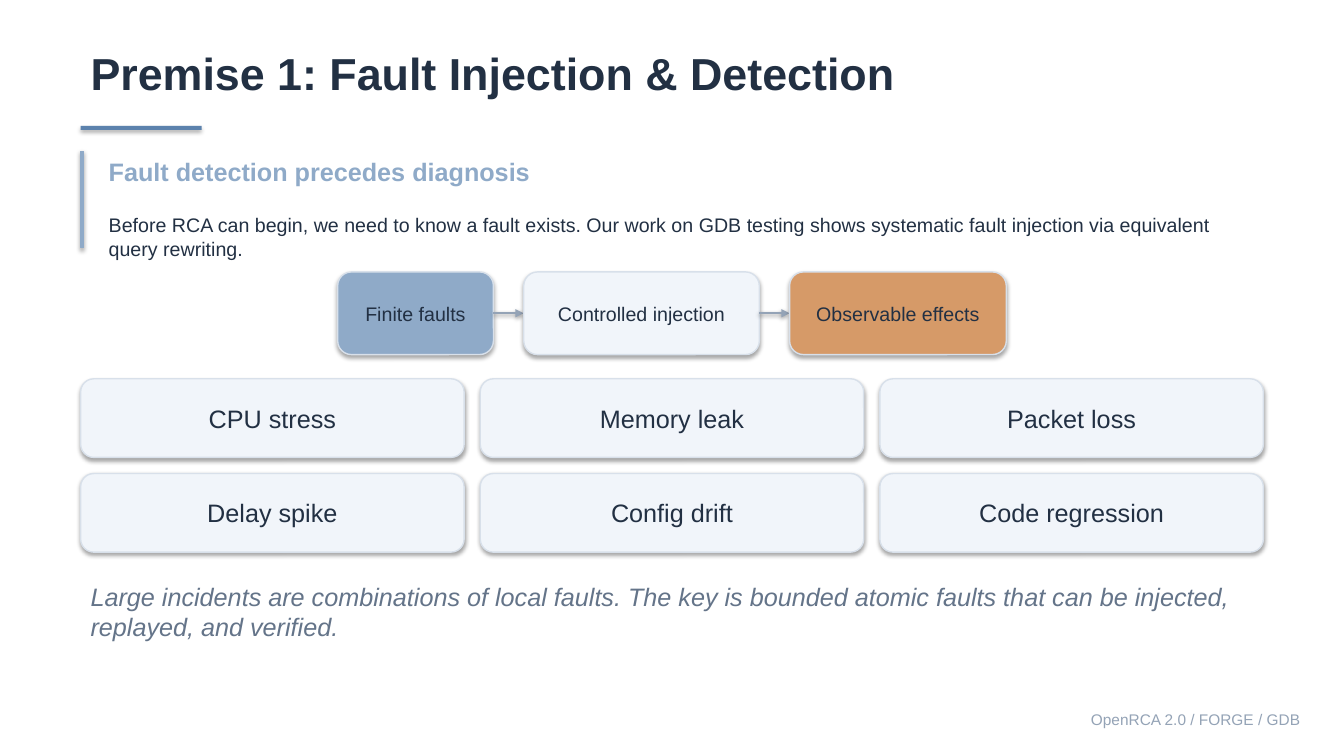
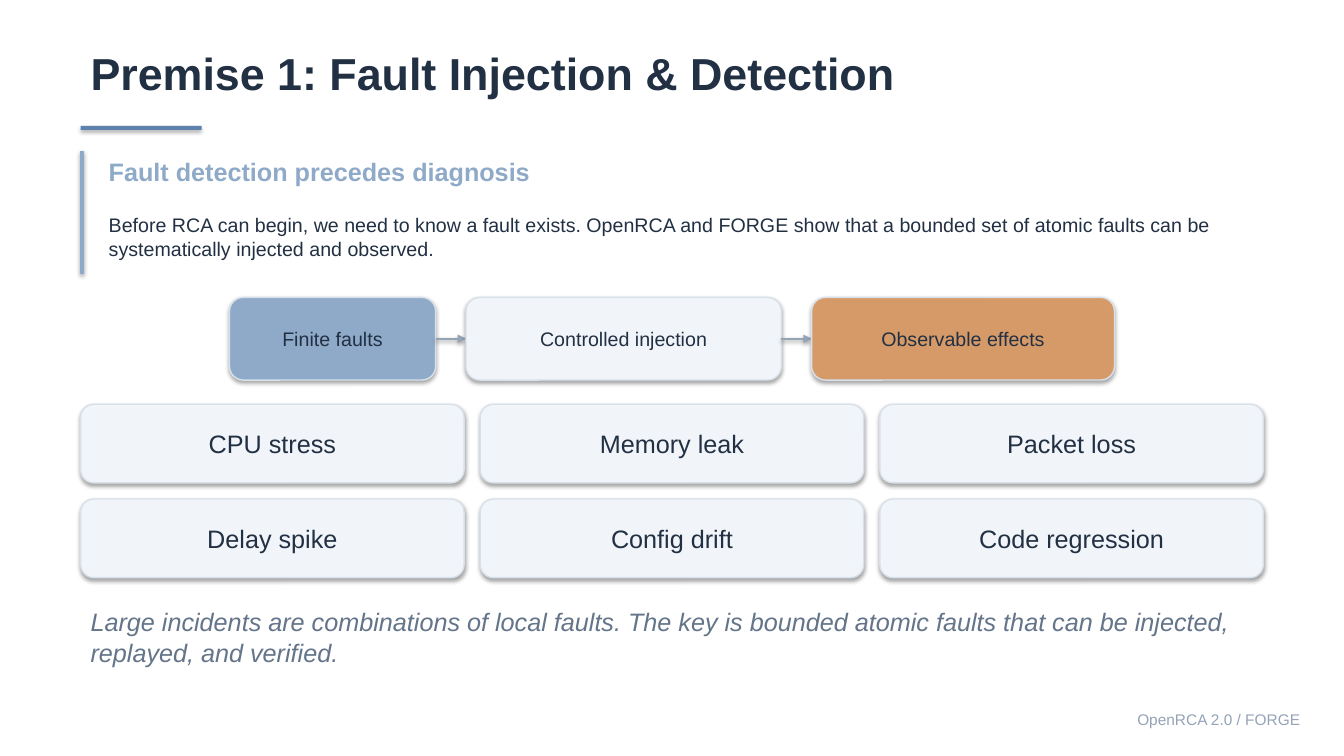
Before and after one commit to Lincyaw/paperops, a slide deck: slide 3 of examples/self-intro/diagnostic_world_model.pptx. Drawn at 1344x756 pixels with LibreOffice and Linux fonts; fonts in the diff are those of the drawing. Boxes give left, top, right and bottom in pixels: in the first picture for what was removed or moved away, otherwise in the second. Text is boxed around its words. In the diff, an @@ line names an element or a change of style, - is before the commit and + after.

```diff
--- a/examples/self-intro/diagnostic_world_model.pptx
+++ b/examples/self-intro/diagnostic_world_model.pptx
@@ rectangle: place and size @@
-rectangle at (81, 151, 84, 248)
+rectangle at (81, 151, 84, 273)
@@ text at (109, 217, 1210, 260): text changed @@
-Before RCA can begin, we need to know a fault exists. Our work on GDB testing shows systematic fault injection via equivalent query rewriting.
+Before RCA can begin, we need to know a fault exists. OpenRCA and FORGE show that a bounded set of atomic faults can be systematically injected and observed.
@@ rounded rectangle "Finite faults": place and size @@
-rounded rectangle "Finite faults" at (338, 272, 494, 355)
+rounded rectangle "Finite faults" at (230, 297, 437, 380)
@@ rounded rectangle "Controlled injection": place and size @@
-rounded rectangle "Controlled injection" at (524, 272, 760, 355)
+rounded rectangle "Controlled injection" at (466, 297, 781, 380)
@@ rounded rectangle "Observable effects": place and size @@
-rounded rectangle "Observable effects" at (789, 272, 1006, 355)
+rounded rectangle "Observable effects" at (812, 297, 1114, 380)
@@ arrow moved from (494, 314) - (524, 314) to (436, 339) - (466, 339) @@
@@ arrow moved from (759, 314) - (789, 314) to (781, 339) - (812, 339) @@
@@ 6 rounded rectangles: place and size @@
-6 rounded rectangles at (81, 379, 1263, 553)
+6 rounded rectangles at (81, 404, 1263, 578)
@@ text "Large incidents are combinations of ...": place and size @@
-text "Large incidents are combinations of ..." at (91, 588, 1229, 641)
+text "Large incidents are combinations of ..." at (91, 613, 1229, 667)
@@ text at (1137, 714, 1300, 728): text changed @@
-OpenRCA 2.0 / FORGE / GDB
+OpenRCA 2.0 / FORGE
```
Also in this commit, not shown: 15 other slides changed, 2 slides added, 3 slides removed, 1 other file.
